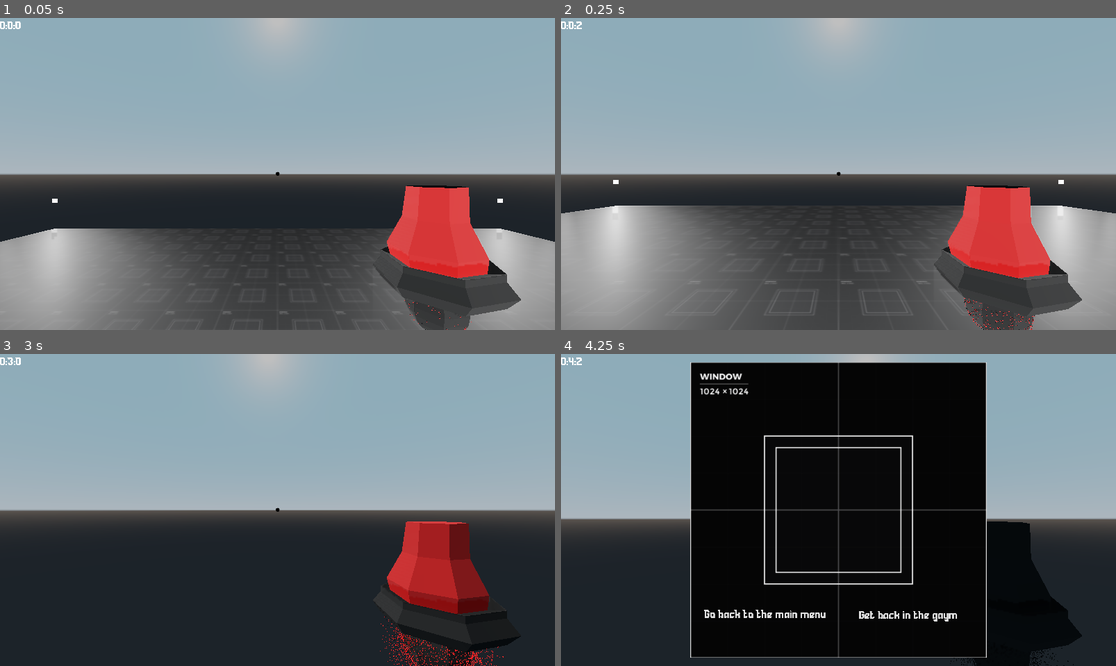
Above: before the commit, frames 1-4 (two rows, left to right).
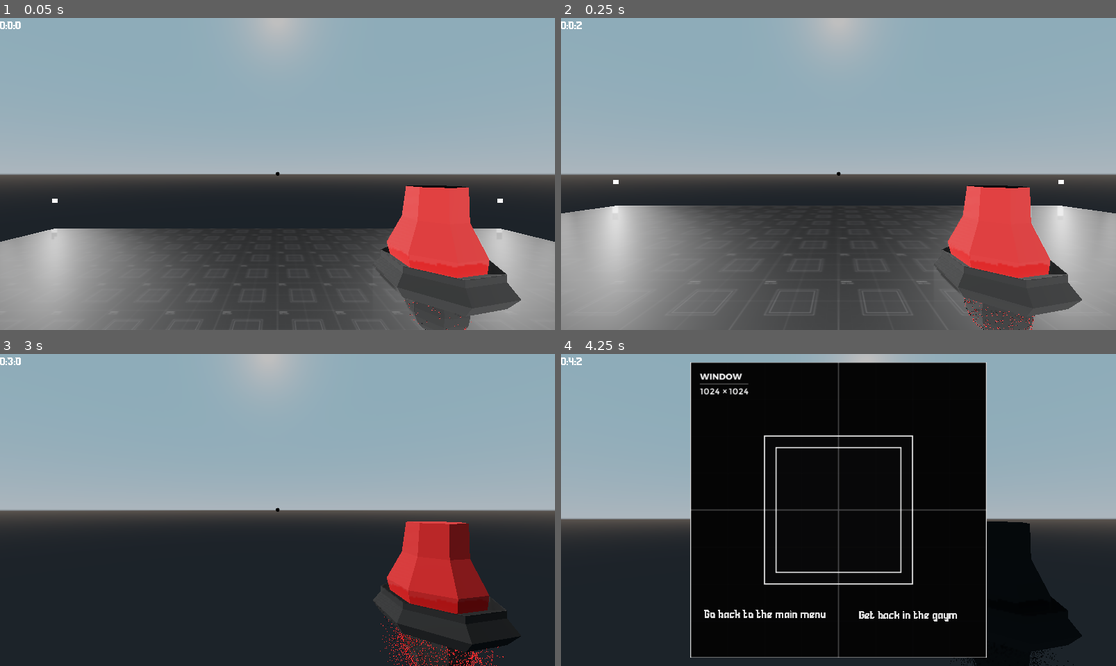
Above: after the commit, the same moments.

Repository: Benjols/Totally-Futuristic-Testing-Facility
Game: Godot game, scene res://Scenes/Levels/testLevel.tscn
Same seed, same stepped clock (60 frames per second), same inputs: the game is played once before the commit and once after it. This scene is started directly instead of the project's main scene.
Inputs (mouse positions are in pixels of both pictures, inside the frame that each line leads up to):
- Up to frame 1 (0.05 s): no input
- Up to frame 2 (0.25 s): no input
- Up to frame 3 (3 s): move the mouse to (271, 516) at 0.52 s; hold D (move_right) 0.53-2.03 s; tap 2 (biggerWall) at 0.6 s; tap Space (jump) at 0.77, 1.52 s; tap E (hand) at 0.8, 1.35 s; move the mouse to (316, 513) at 1.27 s; click (316, 513) at 1.55 s; move the mouse to (233, 506) at 2.02 s; hold A (move_left) from 2.03 s (still down); click (233, 506) at 2.1 s; tap 1 (wall) at 2.3, 2.85 s; move the mouse to (283, 510) at 2.77 s
- Up to frame 4 (4.25 s): tap Space (jump) at 3.02, 3.77 s; tap 2 (biggerWall) at 3.05, 3.6 s; move the mouse to (816, 503) at 3.52 s; release A (move_left) at 3.53 s; hold S (move_backward) from 3.53 s (still down); tap E (hand) at 3.8 s; tap Escape (escape) at 4.15 s

The runs differ from the first frame. In frame 3, 0.4% of the frame differs, in the area x 73-83%, y 75-84%; in frame 4, nothing differs.

Commit message:
compressed scripts
combined the pointer.gd script to the main character script

Diff:
--- a/Scenes/Levels/testLevel.tscn
+++ b/Scenes/Levels/testLevel.tscn
@@ -9,7 +9,17 @@
 [node name="CSGCombiner" type="CSGCombiner" parent="."]
 use_collision = true
 
-[node name="CSGBox" type="CSGBox" parent="CSGCombiner"]
+[node name="CSGBox" type="CSGBox" parent="CSGCombiner" groups=[
+"floor",
+]]
+width = 20.0
+depth = 20.0
+material = ExtResource( 1 )
+
+[node name="CSGBox4" type="CSGBox" parent="CSGCombiner" groups=[
+"floor",
+]]
+transform = Transform( 1, 0, 0, 0, 1, 0, 0, 0, 1, -50, 0, 0 )
 width = 20.0
 depth = 20.0
 material = ExtResource( 1 )
@@ -18,21 +28,58 @@
 transform = Transform( 1, 0, 0, 0, 1, 0, 0, 0, 1, 13, 3, 0 )
 material = ExtResource( 1 )
 
-[node name="SpotLight6" parent="." instance=ExtResource( 2 )]
+[node name="CSGBox2" type="CSGBox" parent="CSGCombiner" groups=[
+"wall",
+]]
+transform = Transform( 1, 0, 0, 0, 1, 0, 0, 0, 1, -21, 4, 5 )
+width = 12.0
+height = 6.0
+material = ExtResource( 1 )
+
+[node name="CSGBox3" type="CSGBox" parent="CSGCombiner" groups=[
+"wall",
+]]
+transform = Transform( 1, 0, 0, 0, 1, 0, 0, 0, 1, -32, 4, -3 )
+width = 12.0
+height = 6.0
+material = ExtResource( 1 )
+
+[node name="NewFPS" parent="." instance=ExtResource( 3 )]
+transform = Transform( 0.25, 0, 0, 0, 0.25, 0, 0, 0, 0.25, 0, 3, 0 )
+
+[node name="lights" type="Spatial" parent="."]
+
+[node name="SpotLight9" parent="lights" instance=ExtResource( 2 )]
+transform = Transform( -0.707107, 0, 0.707107, 0, 1, 0, -0.707107, 0, -0.707107, 12, 2, -12 )
+spot_range = 100.0
+
+[node name="SpotLight8" parent="lights" instance=ExtResource( 2 )]
+transform = Transform( -0.707107, 0, -0.707107, 0, 1, 0, 0.707107, 0, -0.707107, -12, 2, -12 )
+spot_range = 100.0
+
+[node name="SpotLight7" parent="lights" instance=ExtResource( 2 )]
+transform = Transform( 0.707107, 0, -0.707107, 0, 1, 0, 0.707107, 0, 0.707107, -12, 2, 12 )
+spot_range = 100.0
+
+[node name="SpotLight6" parent="lights" instance=ExtResource( 2 )]
 transform = Transform( 0.707107, 0, 0.707107, 0, 1, 0, -0.707107, 0, 0.707107, 12, 2, 12 )
 spot_range = 100.0
 
-[node name="SpotLight7" parent="." instance=ExtResource( 2 )]
+[node name="lights2" type="Spatial" parent="."]
+transform = Transform( 1, 0, 0, 0, 1, 0, 0, 0, 1, -51, 0, 0 )
+
+[node name="SpotLight9" parent="lights2" instance=ExtResource( 2 )]
+transform = Transform( -0.707107, 0, 0.707107, 0, 1, 0, -0.707107, 0, -0.707107, 12, 2, -12 )
+spot_range = 100.0
+
+[node name="SpotLight8" parent="lights2" instance=ExtResource( 2 )]
+transform = Transform( -0.707107, 0, -0.707107, 0, 1, 0, 0.707107, 0, -0.707107, -12, 2, -12 )
+spot_range = 100.0
+
+[node name="SpotLight7" parent="lights2" instance=ExtResource( 2 )]
 transform = Transform( 0.707107, 0, -0.707107, 0, 1, 0, 0.707107, 0, 0.707107, -12, 2, 12 )
 spot_range = 100.0
 
-[node name="SpotLight8" parent="." instance=ExtResource( 2 )]
-transform = Transform( -0.707107, 0, -0.707107, 0, 1, 0, 0.707107, 0, -0.707107, -12, 2, -12 )
+[node name="SpotLight6" parent="lights2" instance=ExtResource( 2 )]
+transform = Transform( 0.707107, 0, 0.707107, 0, 1, 0, -0.707107, 0, 0.707107, 12, 2, 12 )
 spot_range = 100.0
-
-[node name="SpotLight9" parent="." instance=ExtResource( 2 )]
-transform = Transform( -0.707107, 0, 0.707107, 0, 1, 0, -0.707107, 0, -0.707107, 12, 2, -12 )
-spot_range = 100.0
-
-[node name="NewFPS" parent="." instance=ExtResource( 3 )]
-transform = Transform( 0.25, 0, 0, 0, 0.25, 0, 0, 0, 0.25, 0, 3, 0 )
--- a/Scenes/Player/NewFPS.tscn
+++ b/Scenes/Player/NewFPS.tscn
@@ -1,8 +1,7 @@
-[gd_scene load_steps=9 format=2]
+[gd_scene load_steps=8 format=2]
 
 [ext_resource path="res://Scripts/player/NewFPS.gd" type="Script" id=1]
 [ext_resource path="res://themes/WE.tres" type="Environment" id=2]
-[ext_resource path="res://Scripts/player/pointer.gd" type="Script" id=3]
 [ext_resource path="res://Materials/player/UI/Crosshair.png" type="Texture" id=4]
 [ext_resource path="res://Fonts/big-space-font/Title Screen.tres" type="DynamicFont" id=5]
 [ext_resource path="res://Materials/kenney_prototypetextures/PNG/Dark/texture_12.png" type="Texture" id=6]
@@ -30,7 +29,6 @@
 enabled = true
 cast_to = Vector3( 0, 0, -30 )
 collision_mask = 1048575
-script = ExtResource( 3 )
 
 [node name="Control" type="Control" parent="Head/Camera"]
 margin_right = 40.0
@@ -97,11 +95,6 @@
 "_edit_use_anchors_": false
 }
 
-[node name="ExtraLevelCheck" type="RayCast" parent="Head/Camera"]
-transform = Transform( 1, 0, 0, 0, 1, 0, 0, 0, 1, 0, 2.98023e-08, 0 )
-enabled = true
-cast_to = Vector3( 0, 0, -1 )
-
 [node name="handLoc" type="Spatial" parent="Head"]
 transform = Transform( 0.4, 0, 0, 0, 0.4, 0, 0, 0, 0.4, 1.363, -0.991, -1.819 )
 
--- a/Scripts/background processes/GameSaving.gd
+++ b/Scripts/background processes/GameSaving.gd
@@ -15,3 +15,4 @@
 	}
 
 var buildState = 0
+var blockRotation
--- a/Scripts/player/NewFPS.gd
+++ b/Scripts/player/NewFPS.gd
@@ -29,11 +29,13 @@
 onready var ground_check = $GroundCheck
 onready var pointer = $Head/Camera/pointer
 onready var pauseMenu = $Head/Camera/Control/pauseMenu
-onready var extraLevel = $Head/Camera/ExtraLevelCheck
 onready var speedrun = $Head/Camera/Control/RichTextLabel
 onready var hand = $Head/hand
 onready var handloc = $Head/handLoc
 onready var saver = $"/root/GameSaving"
+
+onready var wallSprite = preload("res://Scenes/Player/abilities/WallSprite.tscn")
+onready var biggerWallSprite = preload("res://Scenes/Player/abilities/BiggerWallSprite.tscn")
 
 func _ready():
 	#Keeps mouse inside game window, so u have full range of motion when testing out game controller
@@ -104,26 +106,17 @@
 		GROUND_STATE.TOUCHDOWN:
 			player_state = GROUND_STATE.GROUNDED
 
+# warning-ignore:return_value_discarded
 	move_and_slide_with_snap(gravity_vec,Vector3.DOWN, Vector3.UP)
 
-	if Input.is_action_just_pressed("hand"):
-		if pointer.is_colliding():
-			if pointer.get_collider().is_in_group("escape"):
-				var temp_arr = get_tree().get_nodes_in_group("built")
-				for x in temp_arr.size():
-					temp_arr[x].queue_free()
-				get_tree().change_scene("res://Scenes/menus/YouEscapedIThink.tscn")
-	if extraLevel.is_colliding():
-		if extraLevel.get_collider().is_in_group("ExtraLevel"):
-			var temp_arr = get_tree().get_nodes_in_group("built")
-			for x in temp_arr.size():
-				temp_arr[x].queue_free()
-			get_tree().change_scene("res://Scenes/Levels/Extra scene.tscn")
 
 func _process(delta):
+	#Weapon Sway
 	hand.global_transform.origin = handloc.global_transform.origin
 	hand.rotation.y = lerp_angle(hand.rotation.y, rotation.y, SWAY * delta)
 	hand.rotation.x = lerp_angle(hand.rotation.x, head.rotation.x, SWAY * delta)
+
+	blockPlacer()
 
 	if Input.is_action_just_pressed("escape"):
 		if paused == 0:
@@ -163,7 +156,44 @@
 	paused = 0
 
 func _on_MainMenu_button_up():
+# warning-ignore:return_value_discarded
 	get_tree().change_scene("res://Scenes/menus/Title Screen.tscn")
 
 func _on_Timer_timeout():
 	saver.ms += 1
+
+func blockPlacer():
+	if saver.buildState == 0:
+		if Input.is_action_just_pressed("wall"):
+			saver.buildState = 1
+		if Input.is_action_just_pressed("biggerWall"):
+			saver.buildState = 2
+	elif saver.buildState == 1:
+		if !pointer.get_child(0):
+			var ws = wallSprite.instance()
+			pointer.add_child(ws)
+		if Input.is_action_just_pressed("wall"):
+			pointer.get_child(0).queue_free()
+			saver.buildState = 0
+		if Input.is_action_just_pressed("biggerWall"):
+			pointer.get_child(0).queue_free()
+			saver.buildState = 2
+		if Input.is_action_just_pressed("place"):
+			place()
+	elif  saver.buildState == 2:
+		if !pointer.get_child(0):
+			var bWS = biggerWallSprite.instance()
+			pointer.add_child(bWS)
+		if Input.is_action_just_pressed("wall"):
+			pointer.get_child(0).queue_free()
+			saver.buildState = 1
+		if Input.is_action_just_pressed("biggerWall"):
+			pointer.get_child(0).queue_free()
+			saver.buildState = 0
+		if Input.is_action_just_pressed("place"):
+			place()
+
+func place():
+	pointer.get_child(0).queue_free()
+	saver.buildState = 0
+	saver.counter += 1
--- a/Scripts/player/abilities/TriangleSprite.gd
+++ b/Scripts/player/abilities/TriangleSprite.gd
@@ -2,17 +2,17 @@
 
 onready var raycast = get_parent()
 onready var raycast_owner = get_parent().get_owner()
-onready var triangle = preload("res://Scenes/Player/abilities/BiggerWall.tscn")
+onready var biggerWall = preload("res://Scenes/Player/abilities/BiggerWall.tscn")
+onready var saver = $"/root/GameSaving"
 
 func _ready():
 	set_as_toplevel(true)
-	global_transform.origin = raycast.get_collision_point()
 
 func _input(_event):
 	if Input.is_action_just_pressed("place"):
-		var t = triangle.instance()
-		t.global_transform = global_transform
-		get_tree().get_root().add_child(t)
+		var BW = biggerWall.instance()
+		BW.global_transform = global_transform
+		get_tree().get_root().add_child(BW)
 		queue_free()
 	if Input.is_action_just_pressed("biggerWall") or Input.is_action_just_pressed("wall_ability") or Input.is_action_just_pressed("wall"):
 		queue_free()
--- a/Scripts/player/abilities/WallSprite.gd
+++ b/Scripts/player/abilities/WallSprite.gd
@@ -7,7 +7,6 @@
 
 func _ready():
 	set_as_toplevel(true)
-	global_transform.origin = raycast.get_collision_point()
 
 func _input(_event):
 	if Input.is_action_just_pressed("place"):
